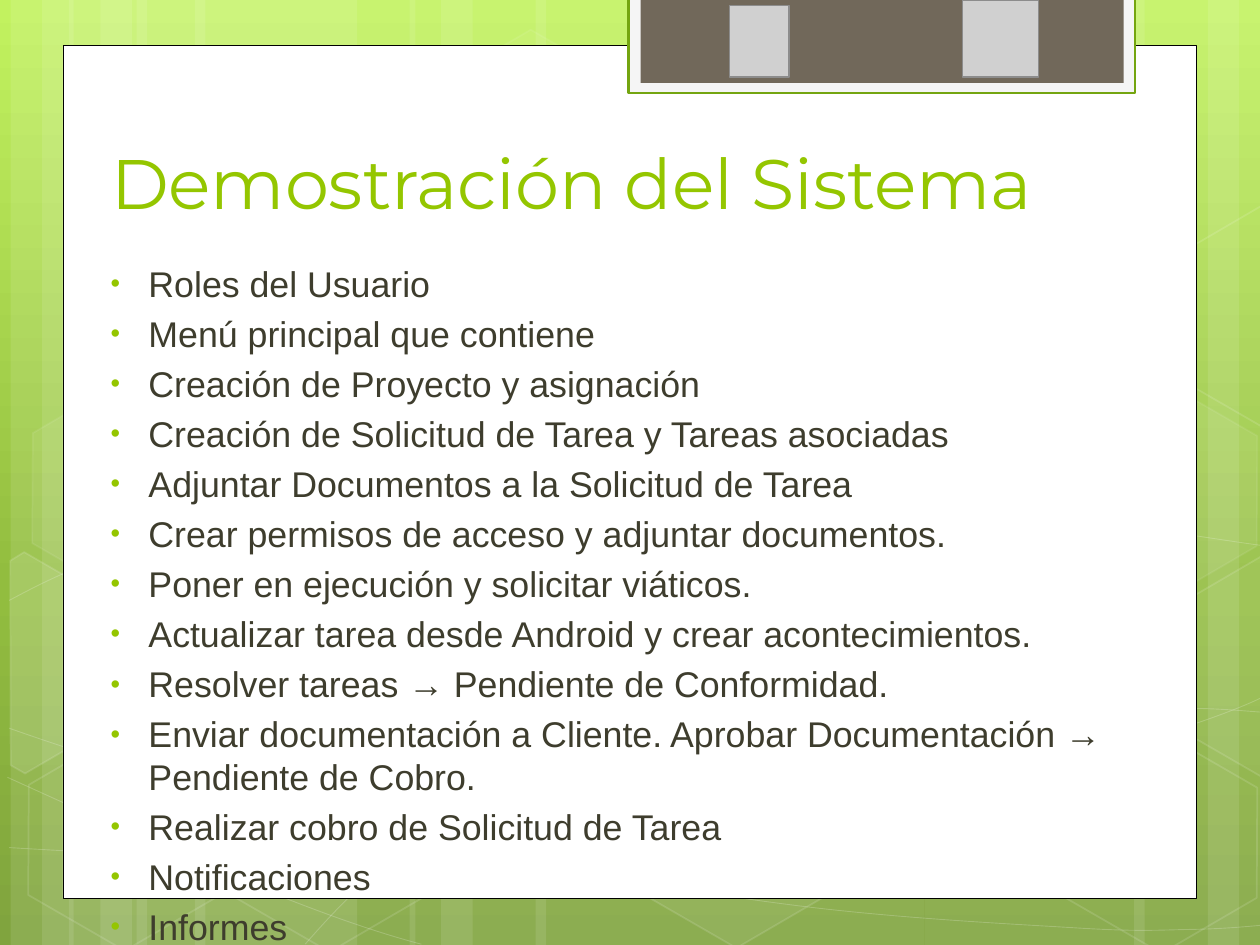
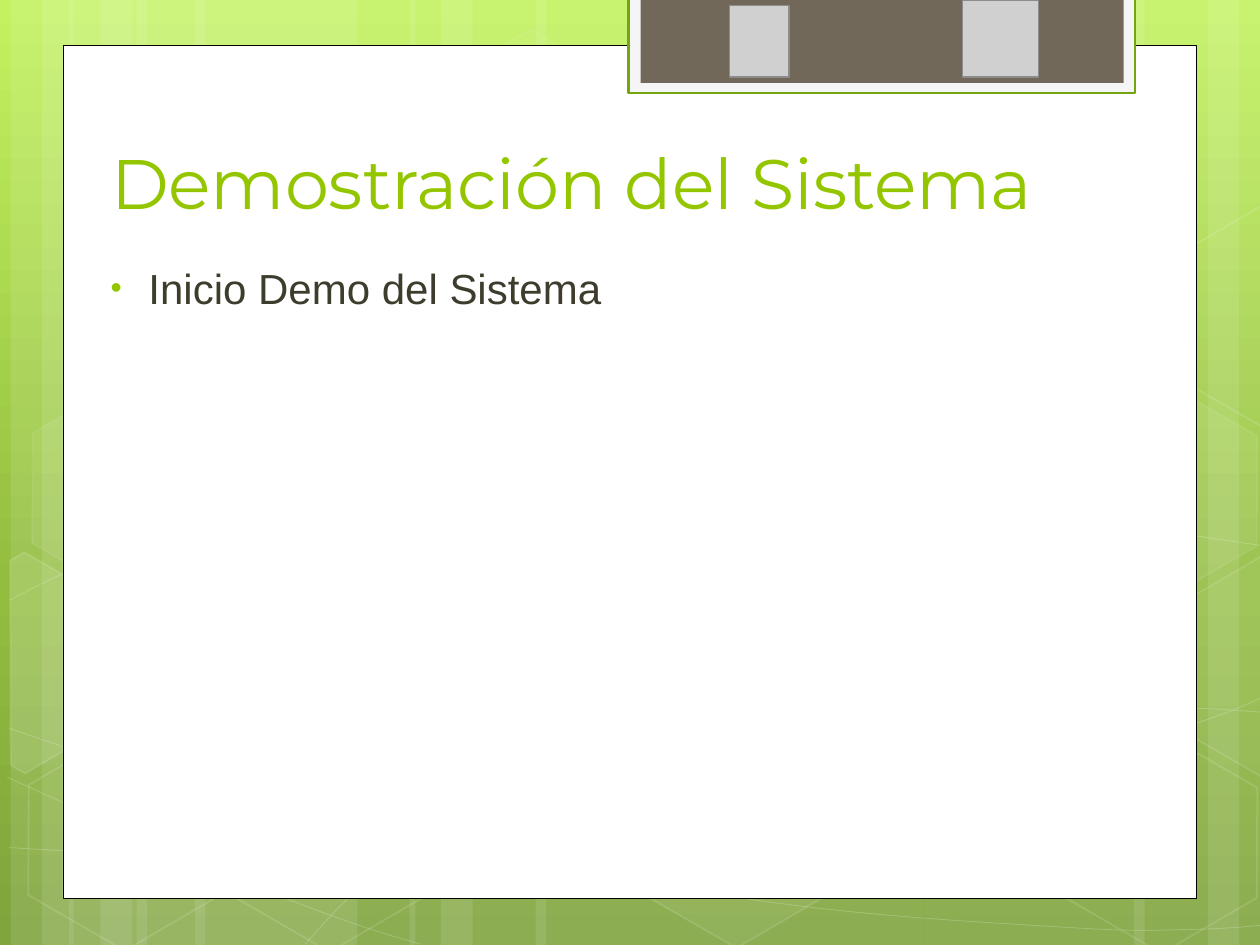
Before and after one commit to ptissera/habilitacion-profesional-2012-4k4, a slide deck: slide 29 of Documentacion/Proyecto/Presentacion Final/Exposicion Final.pptx. Drawn at 1260x945 pixels with LibreOffice and Linux fonts; fonts in the diff are those of the drawing; grey boxes stand for pictures. Boxes give left, top, right and bottom in pixels: in the first picture for what was removed or moved away, otherwise in the second. Text is boxed around its words. In the diff, an @@ line names an element or a change of style, - is before the commit and + after.

```diff
--- a/Documentacion/Proyecto/Presentacion Final/Exposicion Final.pptx
+++ b/Documentacion/Proyecto/Presentacion Final/Exposicion Final.pptx
@@ text at (148, 273, 602, 305): text changed; size 20.4 to 24 pt @@
-• Roles del Usuario
-• Menú principal que contiene
-• Creación de Proyecto y asignación
-• Creación de Solicitud de Tarea y Tareas asociadas
-• Adjuntar Documentos a la Solicitud de Tarea
-• Crear permisos de acceso y adjuntar documentos.
-• Poner en ejecución y solicitar viáticos.
-• Actualizar tarea desde Android y crear acontecimientos.
-• Resolver tareas → Pendiente de Conformidad.
-• Enviar documentación a Cliente. Aprobar Documentación → Pendiente de Cobro.
-• Realizar cobro de Solicitud de Tarea
-• Notificaciones
-• Informes
+• Inicio Demo del Sistema
```
Also in this commit, not shown: 8 other slides changed.
